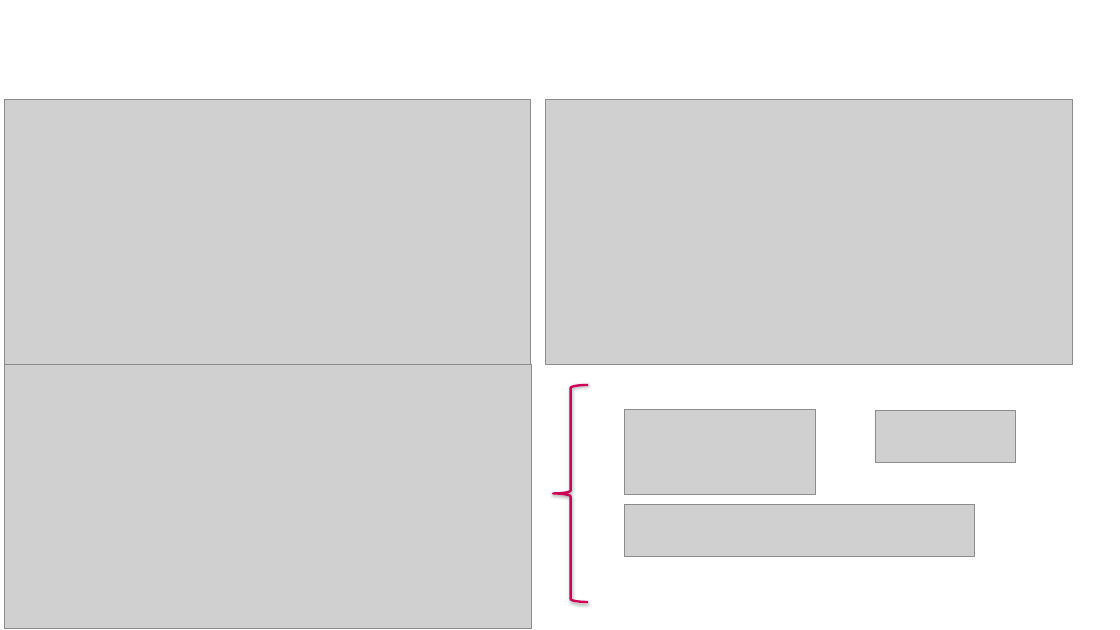
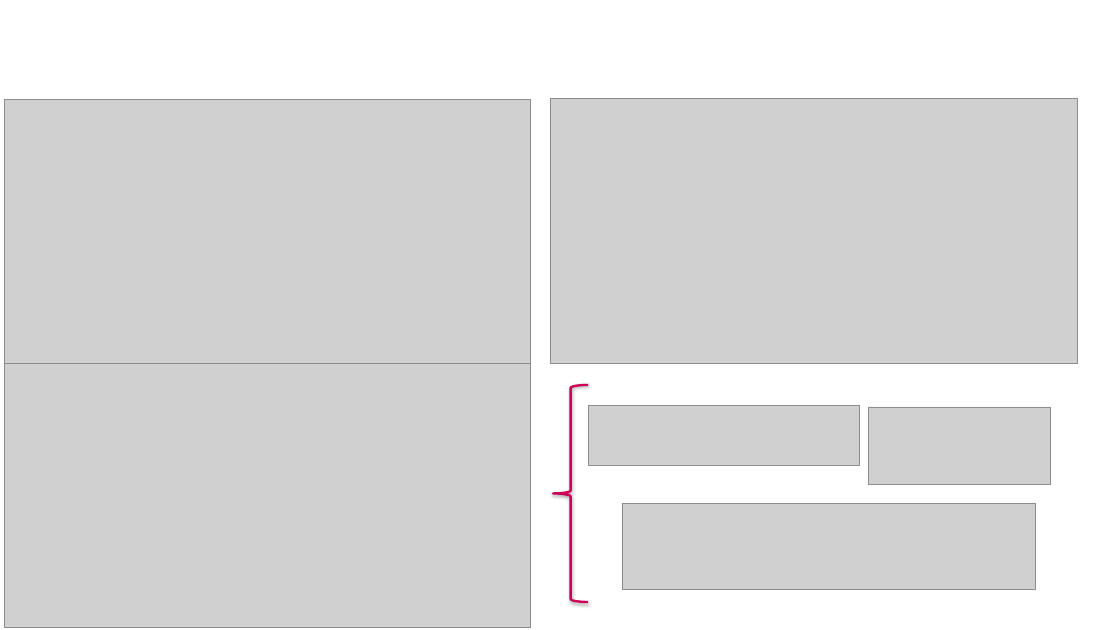
Before and after one commit to jeanPROangeles/IndicadoresFinanciera, a slide deck: slide 10 of Indicadores/Operaciones & Canales - Business Partner.pptx. Drawn at 1120x630 pixels with LibreOffice and Linux fonts; fonts in the diff are those of the drawing; grey boxes stand for pictures; background and template pictures are left out. Boxes give left, top, right and bottom in pixels: in the first picture for what was removed or moved away, otherwise in the second. Text is boxed around its words. In the diff, an @@ line names an element or a change of style, - is before the commit and + after.

```diff
--- a/Indicadores/Operaciones & Canales - Business Partner.pptx
+++ b/Indicadores/Operaciones & Canales - Business Partner.pptx
@@ picture: place and size @@
-picture at box(545, 100, 1072, 365)
+picture at box(550, 99, 1077, 364)
@@ picture added at box(588, 406, 860, 465) @@
@@ picture removed at box(624, 409, 815, 495) @@
@@ picture: place and size @@
-picture at box(875, 411, 1017, 463)
+picture at box(868, 407, 1051, 484)
@@ picture: place and size @@
-picture at box(624, 504, 975, 556)
+picture at box(623, 504, 1037, 590)
```
Also in this commit, not shown: 13 other slides changed, 11 other files.
